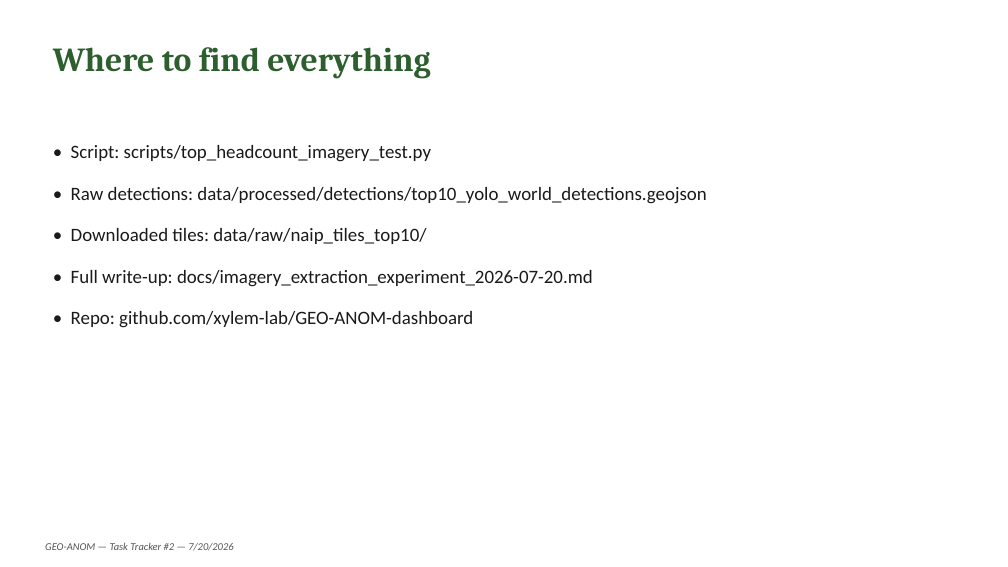
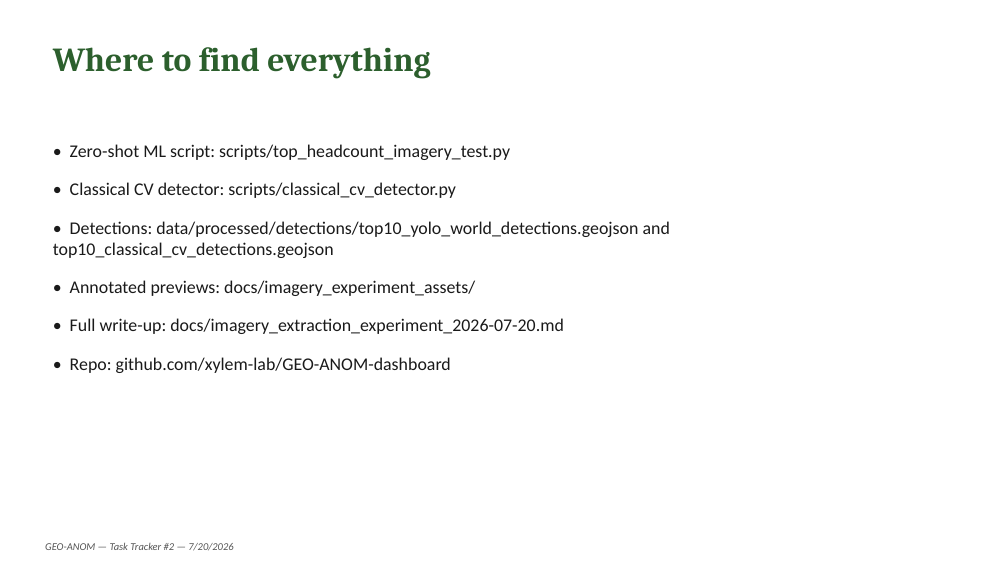
Before and after one commit to xylem-lab/GEO-ANOM-dashboard, a slide deck: slide 9 of docs/AFO_Imagery_Learnings.pptx (slide 7 before the commit). Drawn at 1008x567 pixels with LibreOffice and Linux fonts; fonts in the diff are those of the drawing. Boxes give left, top, right and bottom in pixels: in the first picture for what was removed or moved away, otherwise in the second. Text is boxed around its words. In the diff, an @@ line names an element or a change of style, - is before the commit and + after.

Commit message:
Add working classical CV detector for poultry houses/lagoons
Zero-shot YOLO-World found nothing, so tried plain OpenCV color+shape
filtering instead of jumping straight to fine-tuning -- both feature
types have distinctive, consistent visual signatures that don't need
a learned model. Result: 122 poultry houses correctly boxed across
all 10 tiles (vs 0 from zero-shot), plus 2 correctly-identified water
bodies, with no training data required. Updated the write-up and deck
with this as a concrete next option alongside fine-tuning.

```diff
--- a/docs/AFO_Imagery_Learnings.pptx
+++ b/docs/AFO_Imagery_Learnings.pptx
@@ text at bbox=[53, 144, 670, 296]: text changed; size 18 to 17 pt @@
-• Script: scripts/top_headcount_imagery_test.py
-• Raw detections: data/processed/detections/top10_yolo_world_detections.geojson
-• Downloaded tiles: data/raw/naip_tiles_top10/
+• Zero-shot ML script: scripts/top_headcount_imagery_test.py
+• Classical CV detector: scripts/classical_cv_detector.py
+• Detections: data/processed/detections/top10_yolo_world_detections.geojson and top10_classical_cv_detections.geojson
+• Annotated previews: docs/imagery_experiment_assets/
@@ text at bbox=[70, 318, 564, 373]: size 18 to 17 pt in "• Full write-up: docs/imagery_extraction_experiment_2026-07- ...", "• Repo: github.com/xylem-lab/GEO-ANOM-dashboard"; less space between paragraphs @@
```
Also in this commit, not shown: 1 other slide changed, 2 slides added, 13 other files.
